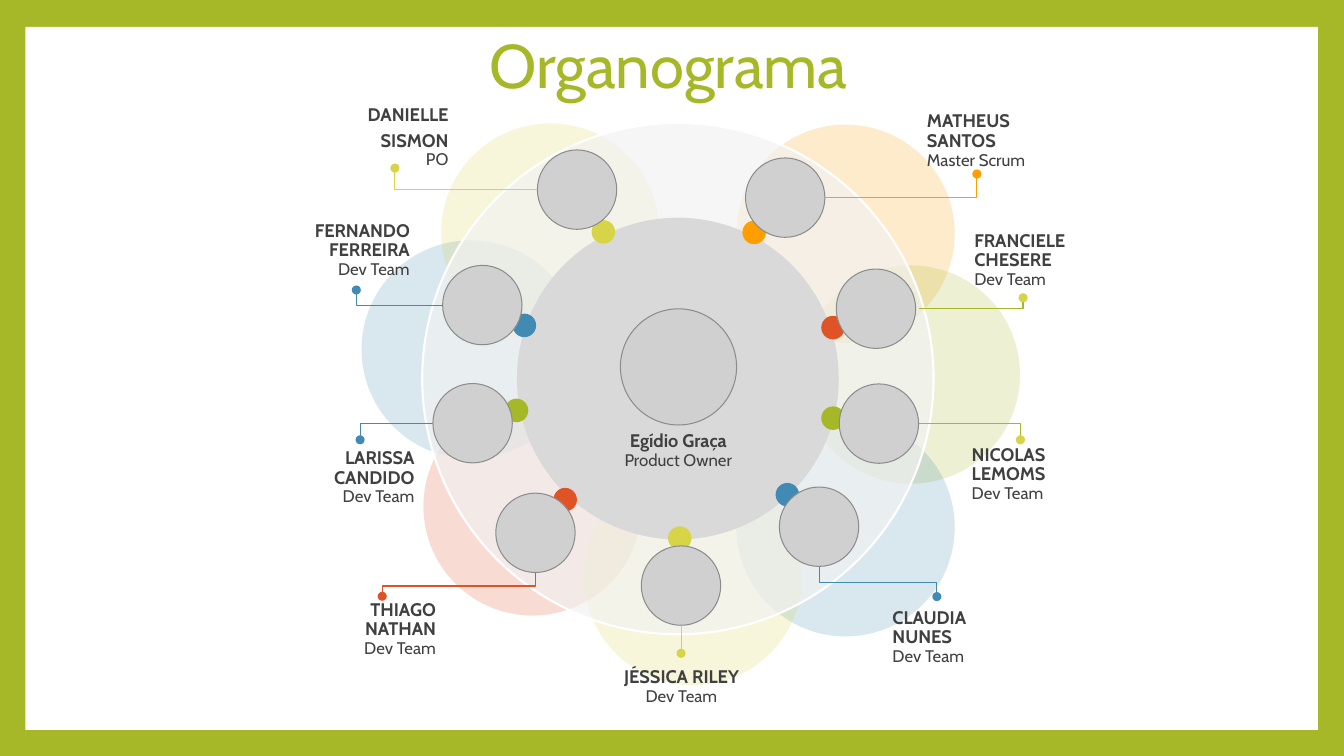
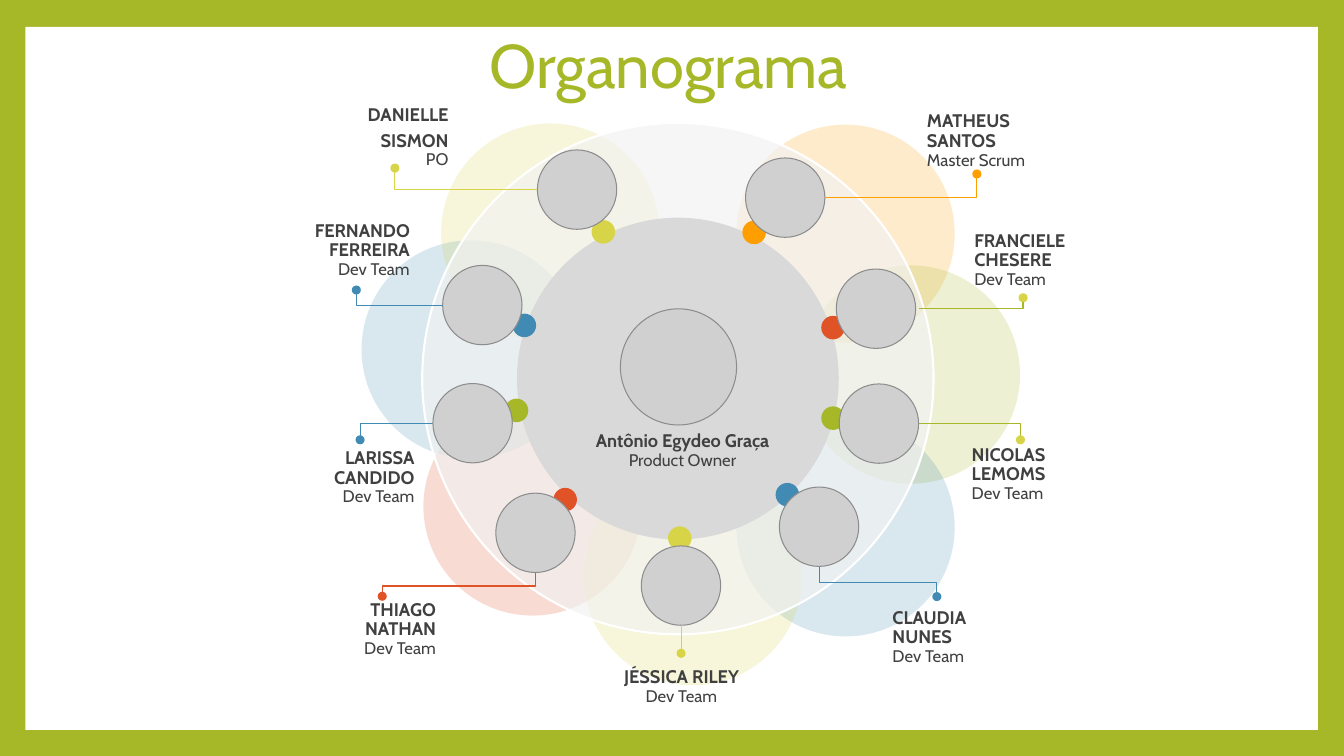
Before and after one commit to ScrumerDataAPI/API, a slide deck: slide 1 of Documentos e Controles/Organograma.pptx. Drawn at 1344x756 pixels with LibreOffice and Linux fonts; fonts in the diff are those of the drawing; grey boxes stand for pictures. Boxes give left, top, right and bottom in pixels: in the first picture for what was removed or moved away, otherwise in the second. Text is boxed around its words. In the diff, an @@ line names an element or a change of style, - is before the commit and + after.

Commit message:
Correcao nome
Organograma

```diff
--- a/Documentos e Controles/Organograma.pptx
+++ b/Documentos e Controles/Organograma.pptx
@@ text at (x1=596, y1=433, x2=769, y2=466): text changed; size 12 to 13 pt; bold on @@
-Egídio Graça
-Product Owner
+Antônio Egydeo Graça
+Product Owner
```
Also in this commit, not shown: 1 other file.
